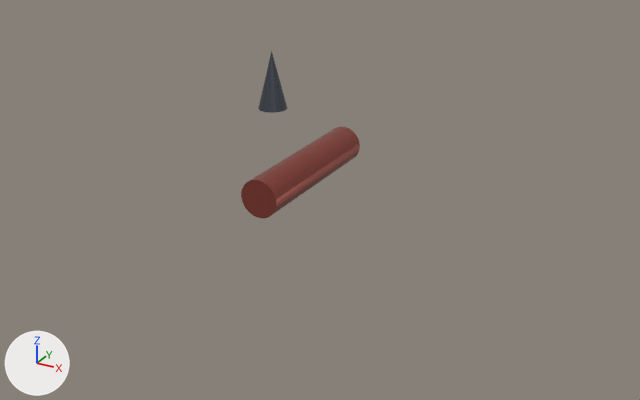
A saved change to the FBX model apps/web-client/dist/assets/models/units/SU_KrechetInterceptor.fbx.
Both versions are drawn from a 50 mm lens placed at (10.82, -18.83, 10.13), pointed at (0.64, -0.33, 0.88). Lighting does not change. The marker at lower left points along +X, +Y and +Z. The first picture is the older version. Objects named as collision shapes, trigger or cutter boxes, shadow casters or lower levels of detail are left out. Where no turn or scale is listed for an object, it has been applied to the vertices.
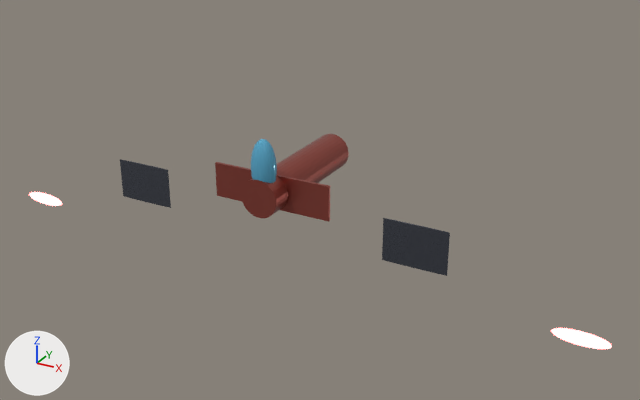
The newer file is also rescaled (x1.1), turned or shifted as a whole; pictures and numbers use the older file's frame.

Diff of the bpy script that builds the scene:
```diff
--- a/apps/web-client/dist/assets/models/units/SU_KrechetInterceptor.fbx.py
+++ b/apps/web-client/dist/assets/models/units/SU_KrechetInterceptor.fbx.py
@@ mat_mat_sovietred @@
+mat_mat_sovietred = principled_material('Mat_SovietRed')
+mat_mat_sovietred.base_color = (1.0, 0.05, 0.05)  # red #ff3f3f
+mat_mat_sovietred.metallic = 0.3
+mat_mat_sovietred.roughness = 0.2
+mat_mat_sovietred.emission_color = (1.0, 0.1, 0.1)  # red #ff5959
+mat_mat_sovietred.emission_strength = 10.0
@@ mat_mat_glass @@
+mat_mat_glass = principled_material('Mat_Glass')
+mat_mat_glass.base_color = (0.1, 0.4, 0.6)  # cyan #59aacb
+mat_mat_glass.metallic = 0.1
+mat_mat_glass.roughness = 0.1
@@ me_cylinder @@
 # used by ob_cylinder; location = (0.0, 0.0, 1.5)
-me_cylinder.from_pydata(...)  # 64 vertices, 34 faces; spans x -0.5..0.5, y -2.25..2.25, z -0.5..0.5
+me_cylinder.from_pydata(...)  # 64 vertices, 34 faces; spans x -0.5..0.5, y -2.25..1.57, z -0.5..0.5
+# me_cylinder part 1: the whole mesh is scaled about its middle by (1, 0.848, 1), then moved by (0.0, -0.34, 0.0)
 me_cylinder.materials.append(mat_mat_sovietarmor)
@@ me_cube_001 @@
+me_cube_001.from_pydata(...)  # a box spanning x -1.64..1.64, y -0.04..0.04, z -0.45..0.45
+me_cube_001.materials.append(mat_mat_sovietarmor)  # red #a05045
@@ me_cylinder_001 @@
+me_cylinder_001.from_pydata(...)  # 64 vertices, 34 faces; spans x -0.82..0.82, y -0.02..0.02, z -0.55..0.55
+me_cylinder_001.materials.append(mat_mat_darksteel)  # grey #61656f
@@ me_cylinder_002 @@
+me_cylinder_002.from_pydata(...)  # a 32-sided cylinder along y spanning x -0.655..0.655, y -0.004..0.004, z -0.182..0.182
+me_cylinder_002.materials.append(mat_mat_sovietred)  # red #ff3f3f, glowing red #ff5959
@@ me_sphere @@
+me_sphere.from_pydata(...)  # a UV sphere (32 segments, 16 rings, poles along y) spanning x -0.327..0.327, y -0.286..0.286, z -0.736..0.736
+me_sphere.materials.append(mat_mat_glass)  # cyan #59aacb
@@ ob_cone @@
-ob_cone = bpy.data.objects.new('Cone', me_cone)
-ob_cone.location = (0.0, -1.5, 4.3)
@@ ob_cube @@
+ob_cube = bpy.data.objects.new('Cube', me_cube_001)
+ob_cube.location = (0.0, -1.66, 1.5)
@@ ob_cylinder_001 @@
+ob_cylinder_001 = bpy.data.objects.new('Cylinder.001', me_cylinder_001)
+ob_cylinder_001.location = (-3.93, -1.76, 0.95)
@@ ob_cylinder_002 @@
+ob_cylinder_002 = bpy.data.objects.new('Cylinder.002', me_cylinder_002)
+ob_cylinder_002.location = (-7.85, -1.68, -0.36)
@@ ob_cylinder_004 @@
+ob_cylinder_004 = bpy.data.objects.new('Cylinder.004', me_cylinder_002.copy())
+ob_cylinder_004.location = (7.85, -1.68, -0.36)
@@ ob_cylinder_003 @@
+ob_cylinder_003 = bpy.data.objects.new('Cylinder.003', me_cylinder_001.copy())
+ob_cylinder_003.location = (3.93, -1.76, 0.95)
@@ ob_sphere @@
+ob_sphere = bpy.data.objects.new('Sphere', me_sphere)
+ob_sphere.location = (0.0, -1.98, 2.23)
```

Boxes [x1, y1, x2, y2] around the edits, measured in the pictures (640 x 400 px; the box of a moved part takes in the faces that stretch with it):
'Cylinder', moved, rescaled (9% narrower, 8% shorter)
    before: [241, 127, 360, 218]
    after: [241, 134, 349, 218]
'Cylinder.003', added
    after: [382, 218, 450, 276]
'Cube', added (red)
    after: [215, 162, 330, 222]
'Cylinder.001', added
    after: [120, 159, 171, 208]
'Cone', deleted
    before: [258, 51, 287, 113]
'Sphere', added (cyan)
    after: [251, 139, 277, 183]
'Cylinder.004', added
    after: [551, 328, 612, 349]
'Cylinder.002', added
    after: [29, 192, 62, 206]
part 1 of me_cylinder, moved or reshaped
    before: [251, 127, 360, 211]
    after: [251, 134, 349, 211]
